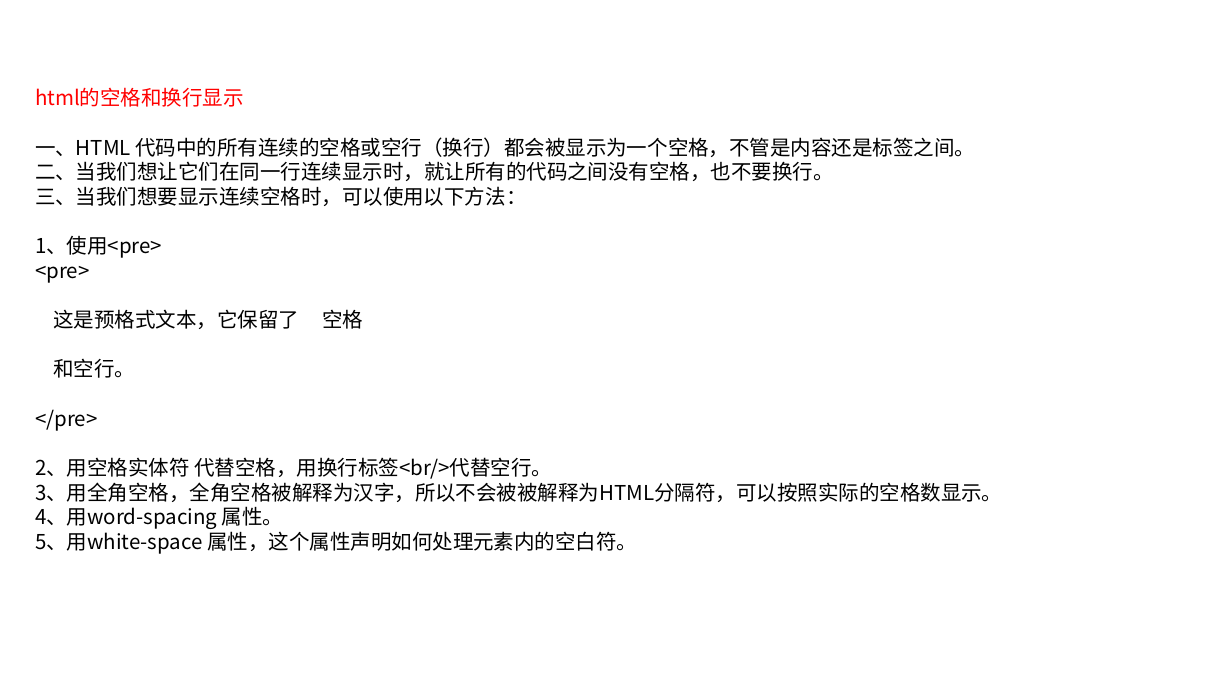
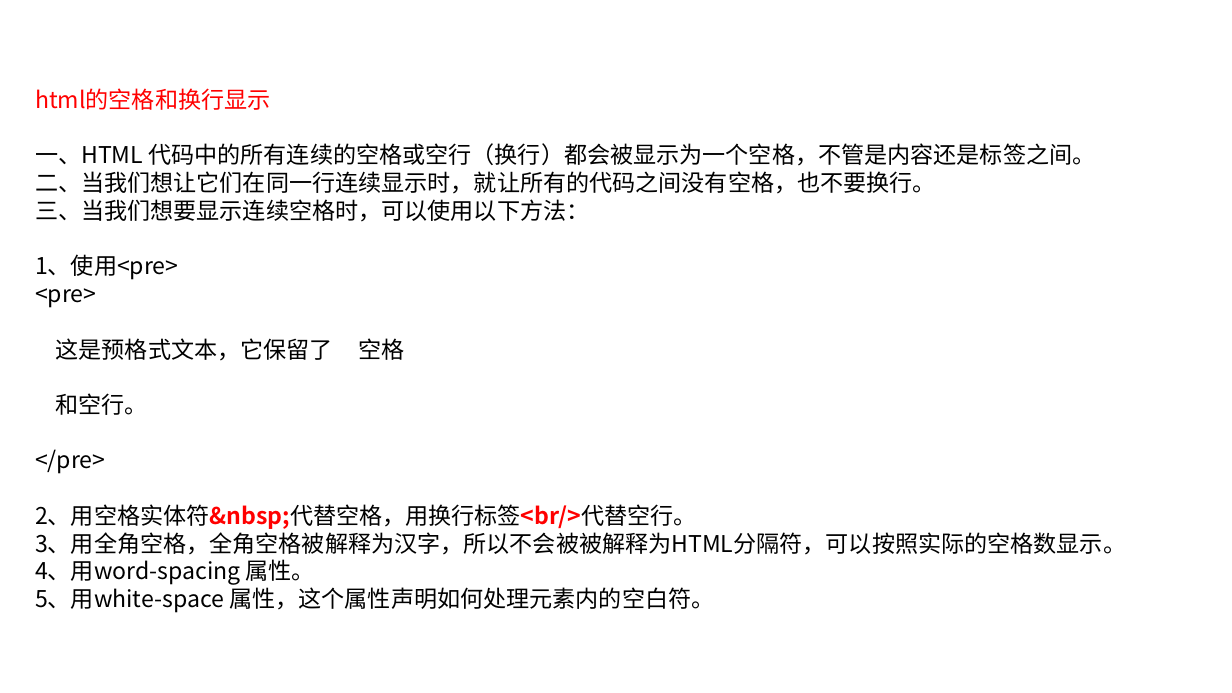
Before and after one commit to linkknown/PPT, a slide deck: slide 26 of 前端PPT/html 简介.pptx (slide 23 before the commit). Drawn at 1232x693 pixels with LibreOffice and Linux fonts; fonts in the diff are those of the drawing; background and template pictures are left out. Boxes give left, top, right and bottom in pixels: in the first picture for what was removed or moved away, otherwise in the second. Text is boxed around its words. In the diff, an @@ line names an element or a change of style, - is before the commit and + after.

```diff
--- a/前端PPT/html 简介.pptx
+++ b/前端PPT/html 简介.pptx
@@ text at <box>35,88,1126,613</box>: size 16 to 18 pt in "html的空格和换行显示", "一、HTML 代码中的所有连续的空格或空行（换行）都会被显示为一个空格，不管是内容还是标签之间。", "二、当我们想让它们在同一行连续显示时，就让所有的代码之间没有空格，也不要换行。", "三、当我们想要显示连续空格时，可以使用以下方法：" and 8 more places @@
@@ text at <box>35,504,697,529</box>: text changed; size 16 to 18 pt @@
-2、用空格实体符 代替空格，用换行标签<br/>代替空行。
+2、用空格实体符&nbsp;代替空格，用换行标签<br/>代替空行。
```
Also in this commit, not shown: 31 other slides changed, 3 slides added.
